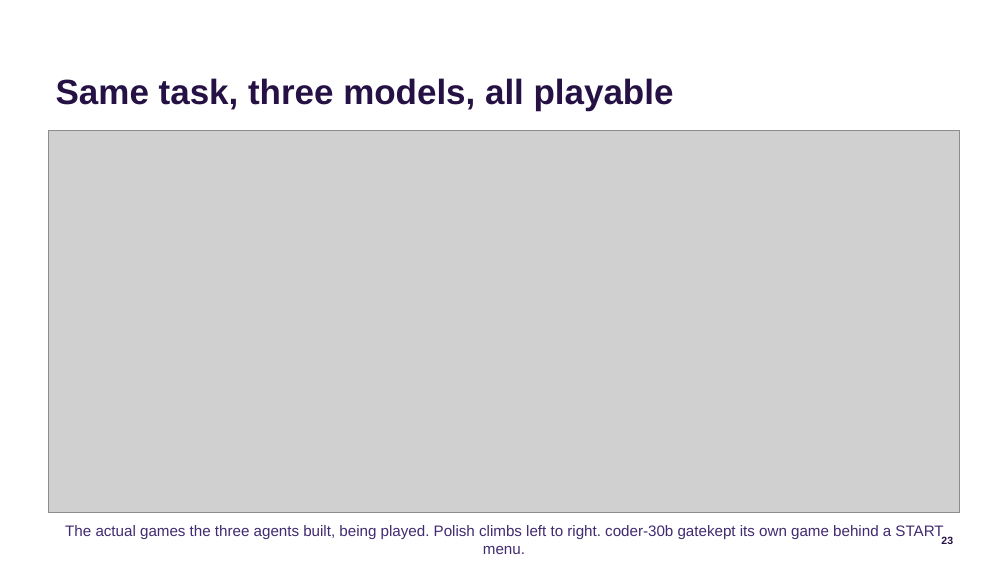
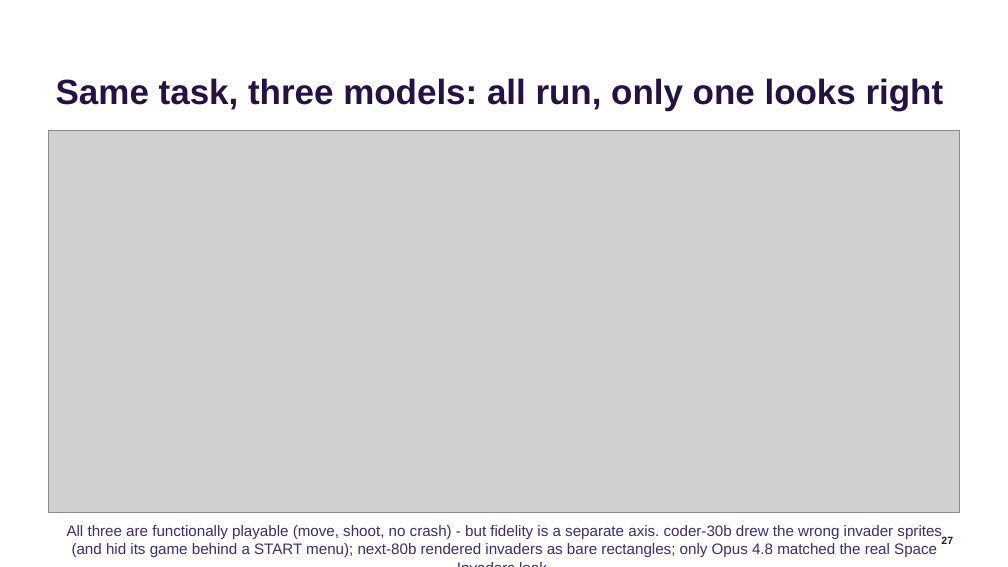
Before and after one commit to jconnolly/local-llm-pi5, a slide deck: slide 27 of local-llm-datasociety.pptx (slide 23 before the commit). Drawn at 1008x567 pixels with LibreOffice and Linux fonts; fonts in the diff are those of the drawing; grey boxes stand for pictures; background and template pictures are left out. Boxes give left, top, right and bottom in pixels: in the first picture for what was removed or moved away, otherwise in the second. Text is boxed around its words. In the diff, an @@ line names an element or a change of style, - is before the commit and + after.

```diff
--- a/local-llm-datasociety.pptx
+++ b/local-llm-datasociety.pptx
@@ title at box(56, 78, 944, 111): text changed @@
-Same task, three models, all playable
+Same task, three models: all run, only one looks right
@@ text at box(67, 525, 942, 557): text changed @@
-The actual games the three agents built, being played. Polish climbs left to right. coder-30b gatekept its own game behind a START menu.
+All three are functionally playable (move, shoot, no crash) - but fidelity is a separate axis. coder-30b drew the wrong invader sprites (and hid its game behind a START menu); next-80b rendered invaders as bare rectangles; only Opus 4.8 matched the real Space Invaders look.
@@ page number at box(941, 536, 953, 544): text changed @@
-23
+27
```
Also in this commit, not shown: 4 other slides changed, 4 slides added, 9 other files.
